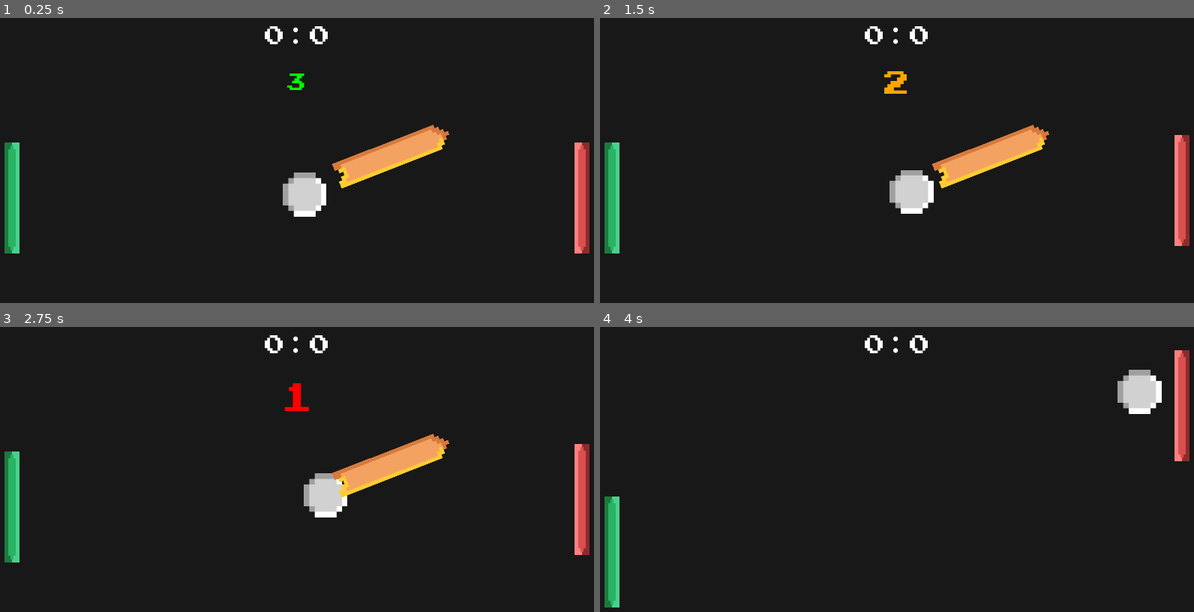
Above: before the commit, frames 1-4 (two rows, left to right).
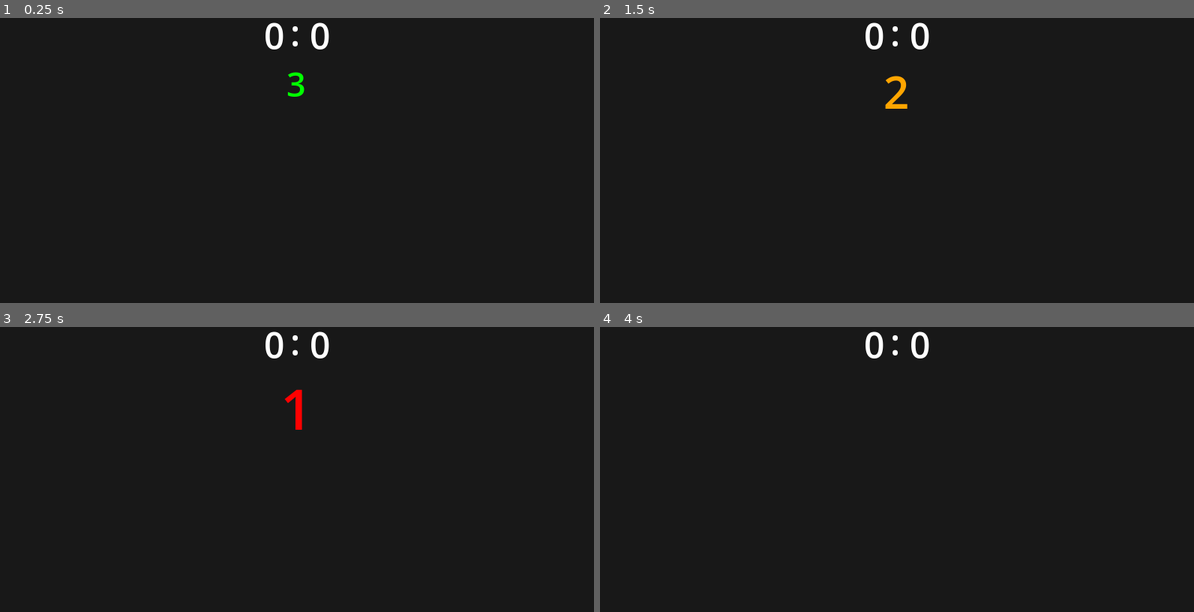
Above: after the commit, the same moments.

Repository: vasapaun/pong
Game: Godot game, scene res://main.tscn
Same seed, same stepped clock (60 frames per second), same inputs: the game is played once before the commit and once after it.
Inputs:
- Up to frame 1 (0.25 s): no input
- Up to frame 2 (1.5 s): tap Enter at 0.5 s; hold Up 0.53-1.28 s; tap Right (next-frame) at 0.6 s; hold Down from 1.28 s (still down); tap Q at 1.35 s
- Up to frame 3 (2.75 s): tap Space (pause-resume) at 2 s; release Down at 2.03 s; hold Up from 2.03 s (still down); tap K at 2.1 s
- Up to frame 4 (4 s): tap Enter at 2.75 s; tap J at 2.85 s; release Up at 3.53 s; hold Down from 3.53 s (still down); tap Right (next-frame) at 3.6 s

The runs differ from the first frame. In frame 1, 5.1% of the frame differs, in the area x 0-100%, y 1-83%; in frame 2, 5.3%; in frame 3, 5.2%; in frame 4, 3.3%.

Commit message:
Removed unused sprites and cleaned up resources

Diff:
--- a/main.tscn
+++ b/main.tscn
@@ -2,16 +2,16 @@
 
 [ext_resource type="Script" path="res://main.gd" id="1_1lkn4"]
 [ext_resource type="Script" path="res://ball.gd" id="2_d77f6"]
+[ext_resource type="Texture2D" uid="uid://b56rg1543adcb" path="res://res/ball.png" id="3_dtf32"]
 [ext_resource type="Script" path="res://goal.gd" id="3_mhurr"]
-[ext_resource type="Texture2D" uid="uid://b56rg1543adcb" path="res://ball.png" id="3_vuuju"]
 [ext_resource type="Script" path="res://player_paddle.gd" id="5_rhj0r"]
-[ext_resource type="Texture2D" uid="uid://dgo0661lsrf21" path="res://player_paddle.png" id="6_0l5tx"]
+[ext_resource type="Texture2D" uid="uid://dgo0661lsrf21" path="res://res/player_paddle.png" id="6_ussis"]
 [ext_resource type="Script" path="res://cpu_paddle.gd" id="7_gwr7u"]
 [ext_resource type="Script" path="res://debug_mode.gd" id="8_6dmse"]
-[ext_resource type="Texture2D" uid="uid://bywffdnijir5m" path="res://cpu_paddle.png" id="8_g1q2b"]
-[ext_resource type="FontFile" uid="uid://dq1chp37v3xnh" path="res://ARCADECLASSIC.TTF" id="8_kvc75"]
+[ext_resource type="Texture2D" uid="uid://bywffdnijir5m" path="res://res/cpu_paddle.png" id="8_r2c04"]
+[ext_resource type="FontFile" uid="uid://dq1chp37v3xnh" path="res://res/ARCADECLASSIC.TTF" id="9_sg1xa"]
 [ext_resource type="Script" path="res://arrow.gd" id="10_f4s20"]
-[ext_resource type="Texture2D" uid="uid://reuctrk1sl5m" path="res://newArrow.png" id="11_k6gat"]
+[ext_resource type="Texture2D" uid="uid://nb66r7cs7egs" path="res://res/arrow.png" id="11_qyc4w"]
 
 [sub_resource type="PhysicsMaterial" id="PhysicsMaterial_ygvfx"]
 friction = 0.0
@@ -45,7 +45,7 @@
 
 [node name="Sprite2D" type="Sprite2D" parent="Ball"]
 scale = Vector2(0.911, 0.911)
-texture = ExtResource("3_vuuju")
+texture = ExtResource("3_dtf32")
 
 [node name="CollisionShape2D" type="CollisionShape2D" parent="Ball"]
 shape = SubResource("CircleShape2D_frv2m")
@@ -88,7 +88,7 @@
 position = Vector2(-380, 0)
 rotation = 1.5708
 scale = Vector2(0.580199, 0.297025)
-texture = ExtResource("6_0l5tx")
+texture = ExtResource("6_ussis")
 
 [node name="CpuPaddle" type="CharacterBody2D" parent="."]
 motion_mode = 1
@@ -103,14 +103,14 @@
 position = Vector2(380, -0.109985)
 rotation = -1.5708
 scale = Vector2(0.580199, 0.297025)
-texture = ExtResource("8_g1q2b")
+texture = ExtResource("8_r2c04")
 
 [node name="ScoreLabel" type="Label" parent="."]
 offset_left = -14.0
 offset_top = -254.0
 offset_right = 10.0
 offset_bottom = -187.0
-theme_override_fonts/font = ExtResource("8_kvc75")
+theme_override_fonts/font = ExtResource("9_sg1xa")
 theme_override_font_sizes/font_size = 48
 text = ":"
 horizontal_alignment = 1
@@ -121,7 +121,7 @@
 offset_top = -250.0
 offset_right = -17.0
 offset_bottom = -183.0
-theme_override_fonts/font = ExtResource("8_kvc75")
+theme_override_fonts/font = ExtResource("9_sg1xa")
 theme_override_font_sizes/font_size = 48
 text = "0"
 horizontal_alignment = 2
@@ -132,7 +132,7 @@
 offset_top = -250.0
 offset_right = 97.0
 offset_bottom = -183.0
-theme_override_fonts/font = ExtResource("8_kvc75")
+theme_override_fonts/font = ExtResource("9_sg1xa")
 theme_override_font_sizes/font_size = 48
 text = "0"
 vertical_alignment = 1
@@ -142,7 +142,7 @@
 offset_top = -184.0
 offset_right = 29.0
 offset_bottom = -125.0
-theme_override_fonts/font = ExtResource("8_kvc75")
+theme_override_fonts/font = ExtResource("9_sg1xa")
 theme_override_font_sizes/font_size = 60
 horizontal_alignment = 1
 vertical_alignment = 1
@@ -152,14 +152,9 @@
 
 [node name="Arrow" type="Sprite2D" parent="."]
 position = Vector2(1.52588e-05, 0)
-scale = Vector2(0.4, 0.4)
-texture = ExtResource("11_k6gat")
+scale = Vector2(0.3, 0.3)
+texture = ExtResource("11_qyc4w")
 script = ExtResource("10_f4s20")
-
-[node name="BallTemp" type="Sprite2D" parent="."]
-visible = false
-scale = Vector2(0.911, 0.911)
-texture = ExtResource("3_vuuju")
 
 [node name="PauseTimer" type="Timer" parent="."]
 one_shot = true
Binary file removed: ARCADECLASSIC.TTF
Not shown, removed: ARCADECLASSIC.TTF.import
Binary file removed: arrow.png
Not shown, removed: arrow.png.import
Binary file removed: ball.png
Not shown, removed: ball.png.import
Binary file removed: cpu_paddle.png
Not shown, removed: cpu_paddle.png.import
Binary file removed: newArrow.png
Not shown, removed: newArrow.png.import
Binary file removed: player_paddle.png
Not shown, removed: player_paddle.png.import
(and 1 more such lines)
